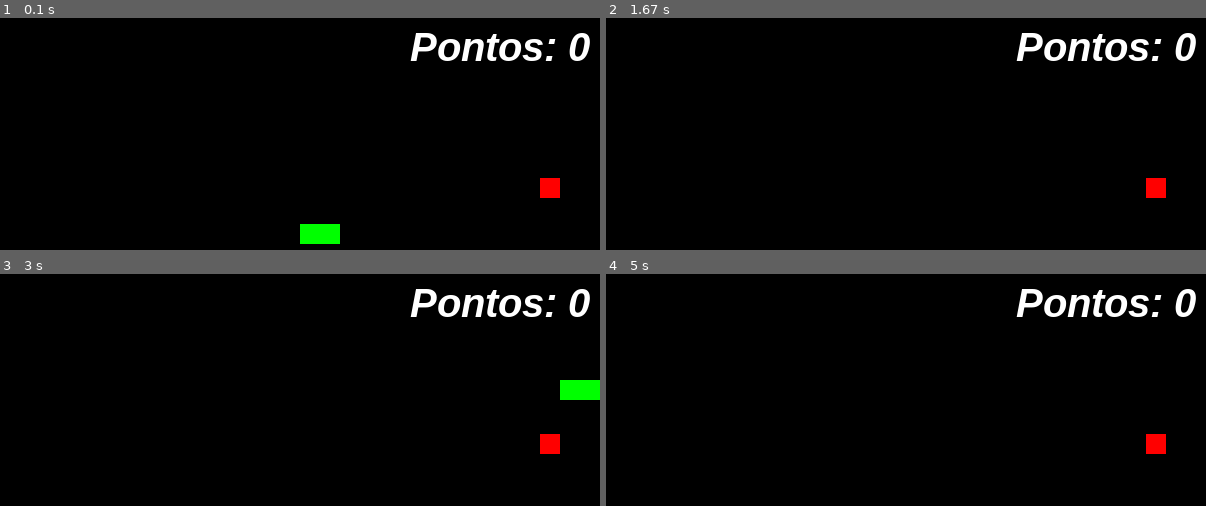
Above: before the commit, frames 1-4 (two rows, left to right).
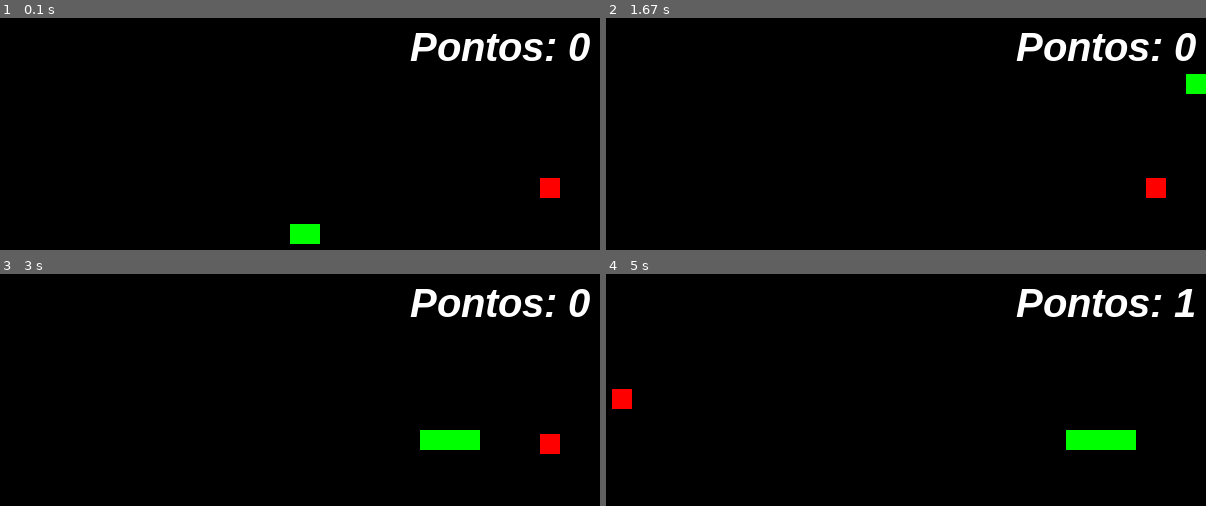
Above: after the commit, the same moments.

Repository: Jonathann8/Codeborne--Python-Games
Game: pygame game, started from SnakeGame/Jogo_BetaV1/Snake_GameV1.py
The game is run twice, just before and just after one commit, with the same random seed, the same clock (stepped at 60 frames per second) and the same inputs.
Inputs:
- Up to frame 1 (0.1 s): no input
- Up to frame 2 (1.67 s): hold D 0.33-0.8 s; hold W 0.83-1.3 s; hold D from 1.33 s (still down)
- Up to frame 3 (3 s): release D at 1.8 s; hold A 1.83-2.37 s; hold S 2.4-2.7 s; hold A from 2.73 s (still down)
- Up to frame 4 (5 s): release A at 3.13 s; hold W 3.17-3.53 s; hold D 3.57-4.2 s; hold S 4.23-4.6 s; hold A from 4.63 s (still down)

The runs differ from the first frame. In frame 1, 0.4% of the frame differs, in the area x 48-57%, y 88-98%; in frame 2, 0.3%; in frame 3, 1.4%; in frame 4, 1.9%, in the area x 1-99%, y 6-78%.

Commit message:
Update Snake_GameV1.py

Diff:
--- a/SnakeGame/Jogo_BetaV1/Snake_GameV1.py
+++ b/SnakeGame/Jogo_BetaV1/Snake_GameV1.py
@@ -16,8 +16,10 @@
 x_cobra = int(largura / 2)
 y_cobra = int(altura / 2)
 
-x_controle = 20
+velocidade = 10
+x_controle = velocidade
 y_controle = 0
+
 
 x_maca = randint(40, 600)
 y_maca = randint(50, 430)
@@ -48,16 +50,16 @@
 
         if event.type == KEYDOWN:
             if event.key == K_a:
-                x_controle = - 20
+                x_controle = -velocidade
                 y_controle = 0
             if event.key == K_d:
-                x_controle = 20
+                x_controle = velocidade
                 y_controle = 0
             if event.key == K_w:
-                y_controle = - 20
+                y_controle = -velocidade
                 x_controle = 0
             if event.key == K_s:
-                y_controle = 20
+                y_controle = velocidade
                 x_controle = 0
 
     x_cobra = x_cobra + x_controle
